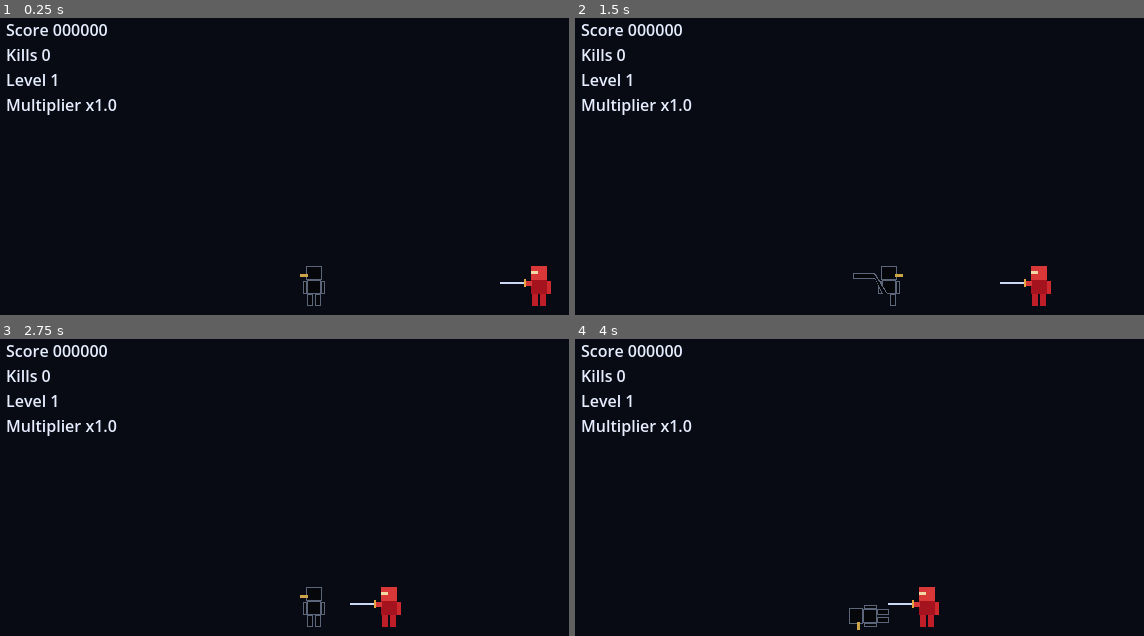
Above: before the commit, frames 1-4 (two rows, left to right).
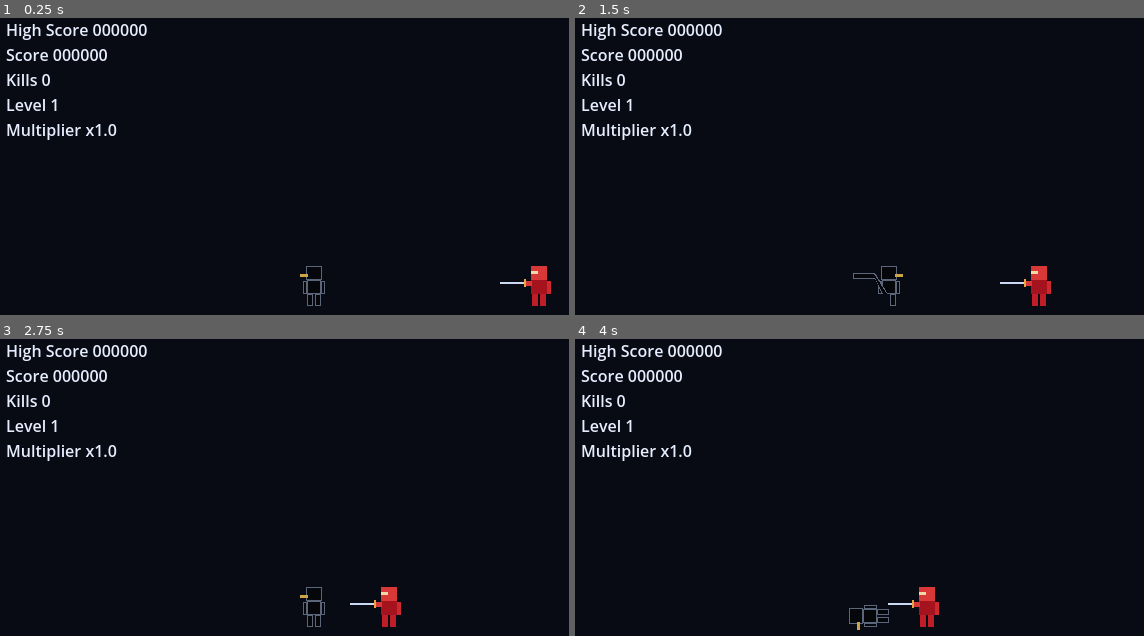
Above: after the commit, the same moments.

Repository: selymax79/Moonfall-Dojo
Game: Godot game, scene res://scenes/main.tscn
The game is run twice, just before and just after one commit, with the same random seed, the same clock (stepped at 60 frames per second) and the same inputs.
Inputs:
- Up to frame 1 (0.25 s): no input
- Up to frame 2 (1.5 s): hold Right (turn_right) 0.53-1.28 s; hold Down (duck) 0.53-1.28 s; tap Up (jump) at 0.77 s; hold Left (turn_left) from 1.28 s (still down); tap X (kick) at 1.35 s
- Up to frame 3 (2.75 s): tap Up (jump) at 1.52 s; release Left (turn_left) at 2.03 s; hold Right (turn_right) from 2.03 s (still down); hold Z (punch) from 2.03 s (still down)
- Up to frame 4 (4 s): release Z (punch) at 2.78 s; tap Down (duck) at 2.85 s; tap Up (jump) at 3.02, 3.77 s; release Right (turn_right) at 3.53 s; hold Left (turn_left) from 3.53 s (still down); hold X (kick) from 3.53 s (still down)

The runs differ from the first frame. In frame 1, 2.1% of the frame differs, in the area x 1-26%, y 2-42%; in frame 2, 2.1%; in frame 3, 2.1%; in frame 4, 2.1%.

Commit message:
Add persistent high score

Diff:
--- a/scenes/main.tscn
+++ b/scenes/main.tscn
@@ -18,6 +18,13 @@
 offset_bottom = 104.0
 mouse_filter = 2
 theme_override_constants/separation = 2
+
+[node name="HighScoreLabel" type="Label" parent="HUD/RunStats"]
+layout_mode = 2
+mouse_filter = 2
+theme_override_colors/font_color = Color(0.9, 0.93, 1, 1)
+theme_override_font_sizes/font_size = 16
+text = "High Score 000000"
 
 [node name="ScoreLabel" type="Label" parent="HUD/RunStats"]
 layout_mode = 2
--- a/scripts/main.gd
+++ b/scripts/main.gd
@@ -13,6 +13,8 @@
 const NEXT_SPAWN_DELAY: float = 0.85
 const POINTS_PER_KILL: int = 100
 const HANDLED_THREATS_PER_LEVEL: int = 4
+const HIGH_SCORE_PATH: String = "user://high_score.cfg"
+var high_score: int = 0
 var score: int = 0
 var kills: int = 0
 # Supply before _ready() for a future higher-level start; progression stays relative to this run.
@@ -23,6 +25,7 @@
 var encounter_rng := RandomNumberGenerator.new()
 
 @onready var player = $Player
+@onready var high_score_label: Label = $HUD/RunStats/HighScoreLabel
 @onready var score_label: Label = $HUD/RunStats/ScoreLabel
 @onready var kills_label: Label = $HUD/RunStats/KillsLabel
 @onready var level_label: Label = $HUD/RunStats/LevelLabel
@@ -37,12 +40,35 @@
 ## A fresh scene starts a fresh encounter without resetting any existing Player state.
 func _ready() -> void:
 	level = run_start_level
+	load_high_score()
 	update_hud()
 	spawn_assassin()
 
 
-## Presentation reads the run counters; minimum padding expands naturally beyond six digits.
+## Load each fresh scene, including F2 reloads. Missing or invalid data leaves a zero record.
+func load_high_score() -> void:
+	high_score = 0
+	var save_data := ConfigFile.new()
+	if save_data.load(HIGH_SCORE_PATH) != OK:
+		return
+	# Do not coerce strings, floats or booleans into scores from malformed save data.
+	var saved_score: Variant = save_data.get_value("scores", "high_score", 0)
+	if typeof(saved_score) == TYPE_INT and saved_score >= 0:
+		high_score = saved_score
+
+
+## Save a new record immediately; a failed write must not interrupt the current run.
+func save_high_score() -> void:
+	var save_data := ConfigFile.new()
+	save_data.set_value("scores", "high_score", high_score)
+	var error: Error = save_data.save(HIGH_SCORE_PATH)
+	if error != OK:
+		push_warning("Could not save High Score to %s: %s" % [HIGH_SCORE_PATH, error_string(error)])
+
+
+## Presentation reads the record and run counters; padding expands naturally beyond six digits.
 func update_hud() -> void:
+	high_score_label.text = "High Score %06d" % high_score
 	score_label.text = "Score %06d" % score
 	kills_label.text = "Kills %d" % kills
 	level_label.text = "Level %d" % level
@@ -108,6 +134,10 @@
 		var half_units: int = get_multiplier_half_units()
 		@warning_ignore("integer_division")
 		score += (POINTS_PER_KILL * half_units) / 2
+		# Observe the awarded score before progression; equality never rewrites the record.
+		if score > high_score:
+			high_score = score
+			save_high_score()
 		kills += 1
 		# Kills are all handled threats for now; future dodges can contribute to this total.
 		@warning_ignore("integer_division")
